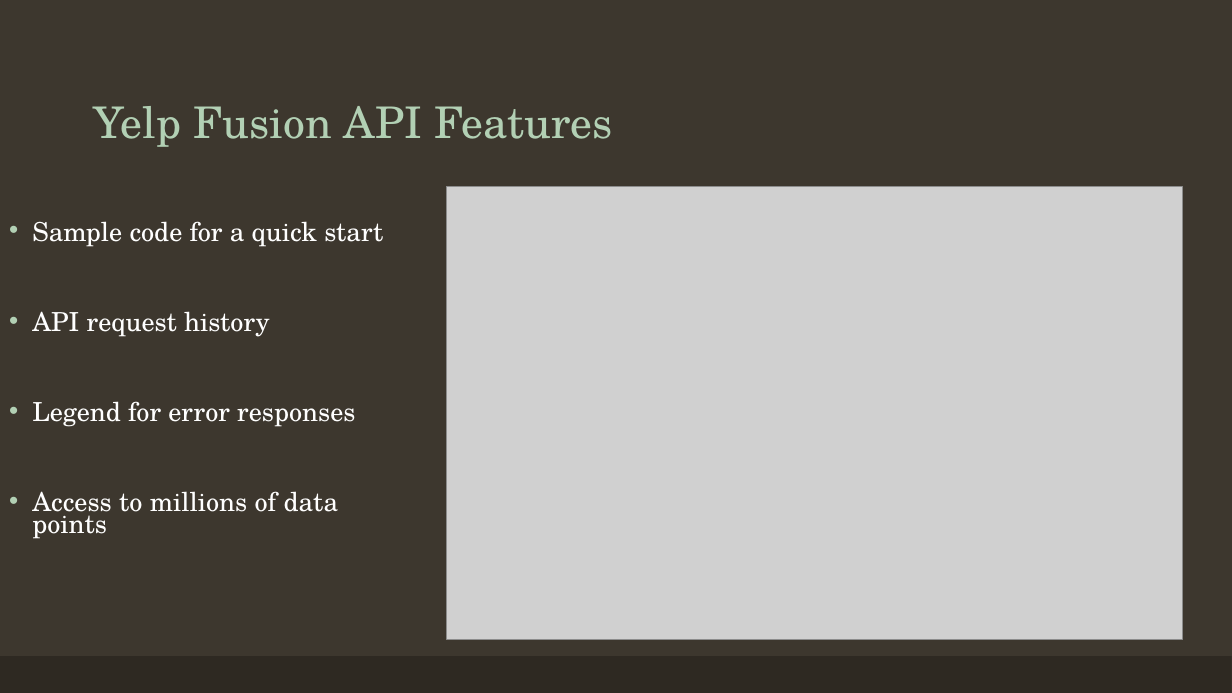
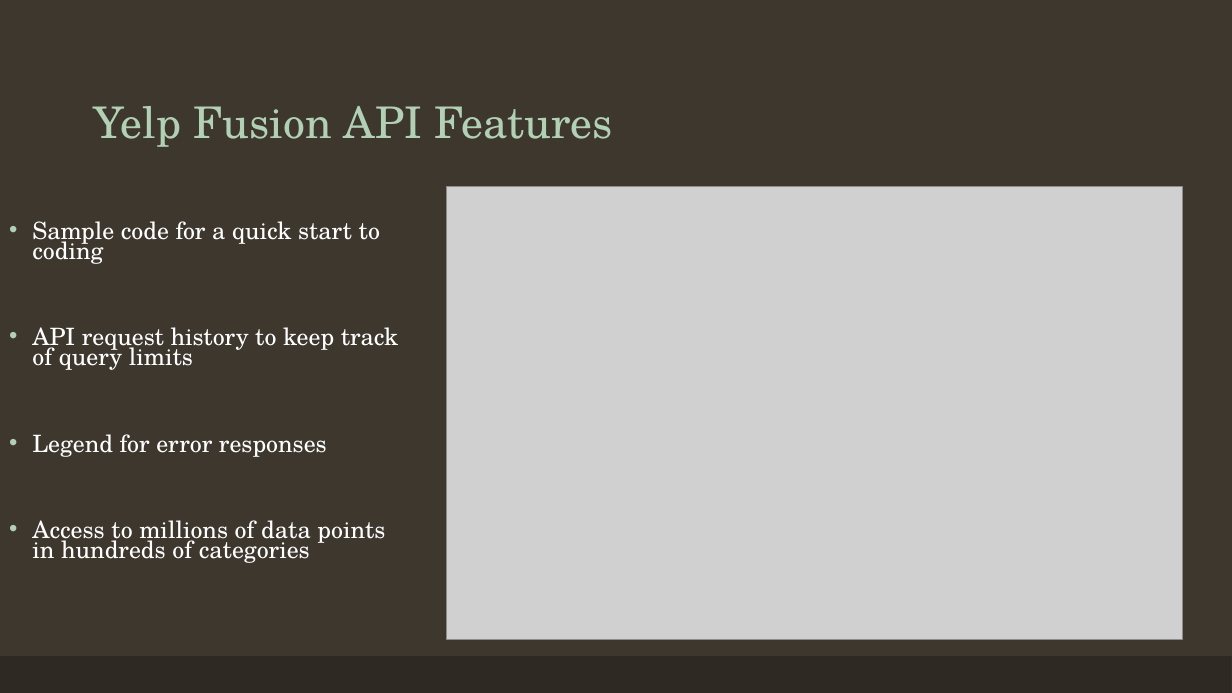
Before and after one commit to hannahdoby/project-3, a slide deck: slide 6 of YelpForTravelHelp.pptx. Drawn at 1232x693 pixels with LibreOffice and Linux fonts; fonts in the diff are those of the drawing; grey boxes stand for pictures. Boxes give left, top, right and bottom in pixels: in the first picture for what was removed or moved away, otherwise in the second. Text is boxed around its words. In the diff, an @@ line names an element or a change of style, - is before the commit and + after.

```diff
--- a/YelpForTravelHelp.pptx
+++ b/YelpForTravelHelp.pptx
@@ text at <box>32,221,398,370</box>: text changed; size 20.4 to 18.6 pt @@
-• Sample code for a quick start
-• API request history
+• Sample code for a quick start to coding
+• API request history to keep track of query limits
@@ text at <box>32,434,327,457</box>: size 20.4 to 18.6 pt in "Legend for error responses" @@
@@ text at <box>32,520,385,563</box>: text changed; size 20.4 to 18.6 pt @@
-• Access to millions of data points
+• Access to millions of data points in hundreds of categories
```
Also in this commit, not shown: 1 other slide changed.
